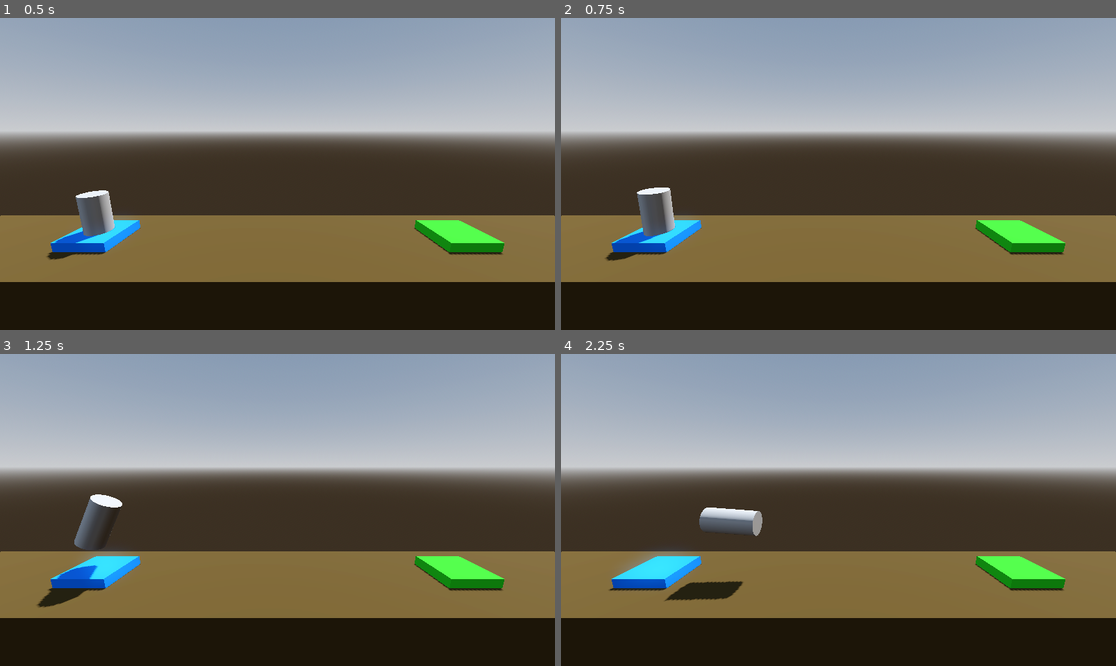
Above: before the commit, frames 1-4 (two rows, left to right).
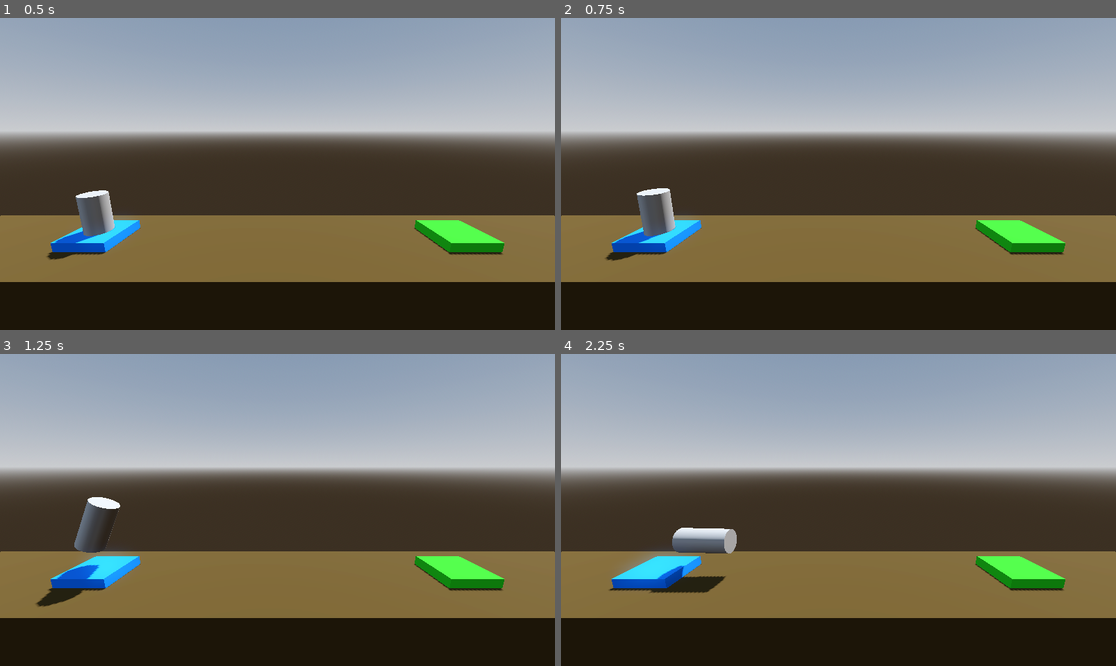
Above: after the commit, the same moments.

Repository: MireiaGonzalez/3d-rocket-physics-game
Game: Godot game, scene res://Level/level.tscn
The game is run twice, just before and just after one commit, with the same random seed, the same clock (stepped at 60 frames per second) and the same inputs. This scene is started directly instead of the project's main scene.
Inputs:
- Up to frame 1 (0.5 s): no input
- Up to frame 2 (0.75 s): tap Enter (ui_accept) at 0.5 s; hold Right (ui_right) from 0.53 s (still down); hold Space (boost, bound only after the commit) from 0.53 s (still down)
- Up to frame 3 (1.25 s): keep holding Right (ui_right); keep holding Space (boost, bound only after the commit); tap Enter (ui_accept) at 0.77, 0.8, 1.07 s
- Up to frame 4 (2.25 s): release Space (boost, bound only after the commit) at 1.28 s; tap Enter (ui_accept) at 1.35, 1.52, 1.82 s; tap Space (boost, bound only after the commit) at 1.55 s; release Right (ui_right) at 2.03 s; hold Left (ui_left) from 2.03 s (still down); hold Space (boost, bound only after the commit) from 2.03 s (still down)

Frame 1 is identical in both runs. In frame 2, less than 0.1% of the frame differs, in the area x 8-21%, y 54-78%; in frame 3, 0.2%; in frame 4, 2.5%, in the area x 15-37%, y 49-80%.

Commit message:
added custom inputmaps

Diff:
--- a/player.gd
+++ b/player.gd
@@ -1,9 +1,9 @@
 extends RigidBody3D
 
 func _process(delta: float) -> void:
-	if Input.is_action_pressed("ui_accept"):
+	if Input.is_action_pressed("boost"):
 		apply_central_force(basis.y * delta * 1000.0)
-	if Input.is_action_pressed("ui_left"):
+	if Input.is_action_pressed("rotate_left"):
 		apply_torque(Vector3(0.0, 0.0, 100.0 * delta))
-	if Input.is_action_pressed("ui_right"):
+	if Input.is_action_pressed("rotate_right"):
 		apply_torque(Vector3(0.0, 0.0, -100.0 * delta))
--- a/project.godot
+++ b/project.godot
@@ -14,3 +14,25 @@
 run/main_scene="uid://br0i1cugnkxgk"
 config/features=PackedStringArray("4.4", "Forward Plus")
 config/icon="res://icon.svg"
+
+[input]
+
+boost={
+"deadzone": 0.2,
+"events": [Object(InputEventKey,"resource_local_to_scene":false,"resource_name":"","device":-1,"window_id":0,"alt_pressed":false,"shift_pressed":false,"ctrl_pressed":false,"meta_pressed":false,"pressed":false,"keycode":0,"physical_keycode":32,"key_label":0,"unicode":32,"location":0,"echo":false,"script":null)
+, Object(InputEventKey,"resource_local_to_scene":false,"resource_name":"","device":-1,"window_id":0,"alt_pressed":false,"shift_pressed":false,"ctrl_pressed":false,"meta_pressed":false,"pressed":false,"keycode":0,"physical_keycode":4194320,"key_label":0,"unicode":0,"location":0,"echo":false,"script":null)
+, Object(InputEventKey,"resource_local_to_scene":false,"resource_name":"","device":-1,"window_id":0,"alt_pressed":false,"shift_pressed":false,"ctrl_pressed":false,"meta_pressed":false,"pressed":false,"keycode":0,"physical_keycode":87,"key_label":0,"unicode":119,"location":0,"echo":false,"script":null)
+]
+}
+rotate_left={
+"deadzone": 0.2,
+"events": [Object(InputEventKey,"resource_local_to_scene":false,"resource_name":"","device":-1,"window_id":0,"alt_pressed":false,"shift_pressed":false,"ctrl_pressed":false,"meta_pressed":false,"pressed":false,"keycode":0,"physical_keycode":65,"key_label":0,"unicode":97,"location":0,"echo":false,"script":null)
+, Object(InputEventKey,"resource_local_to_scene":false,"resource_name":"","device":-1,"window_id":0,"alt_pressed":false,"shift_pressed":false,"ctrl_pressed":false,"meta_pressed":false,"pressed":false,"keycode":0,"physical_keycode":4194319,"key_label":0,"unicode":0,"location":0,"echo":false,"script":null)
+]
+}
+rotate_right={
+"deadzone": 0.2,
+"events": [Object(InputEventKey,"resource_local_to_scene":false,"resource_name":"","device":-1,"window_id":0,"alt_pressed":false,"shift_pressed":false,"ctrl_pressed":false,"meta_pressed":false,"pressed":false,"keycode":0,"physical_keycode":68,"key_label":0,"unicode":100,"location":0,"echo":false,"script":null)
+, Object(InputEventKey,"resource_local_to_scene":false,"resource_name":"","device":-1,"window_id":0,"alt_pressed":false,"shift_pressed":false,"ctrl_pressed":false,"meta_pressed":false,"pressed":false,"keycode":0,"physical_keycode":4194321,"key_label":0,"unicode":0,"location":0,"echo":false,"script":null)
+]
+}
